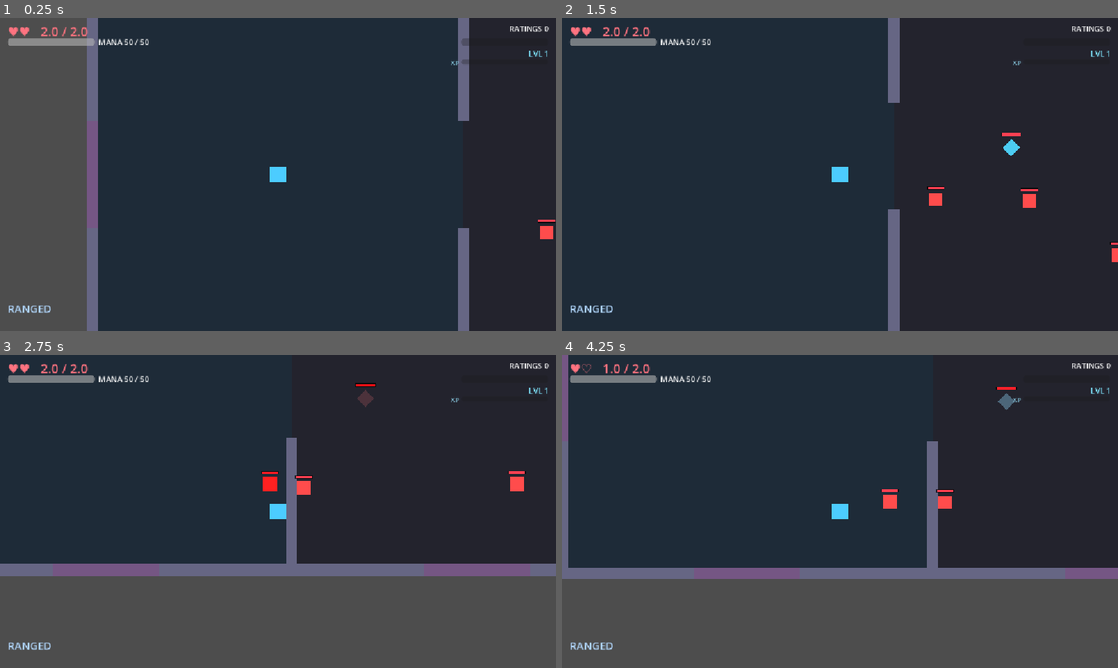
Above: before the commit, frames 1-4 (two rows, left to right).
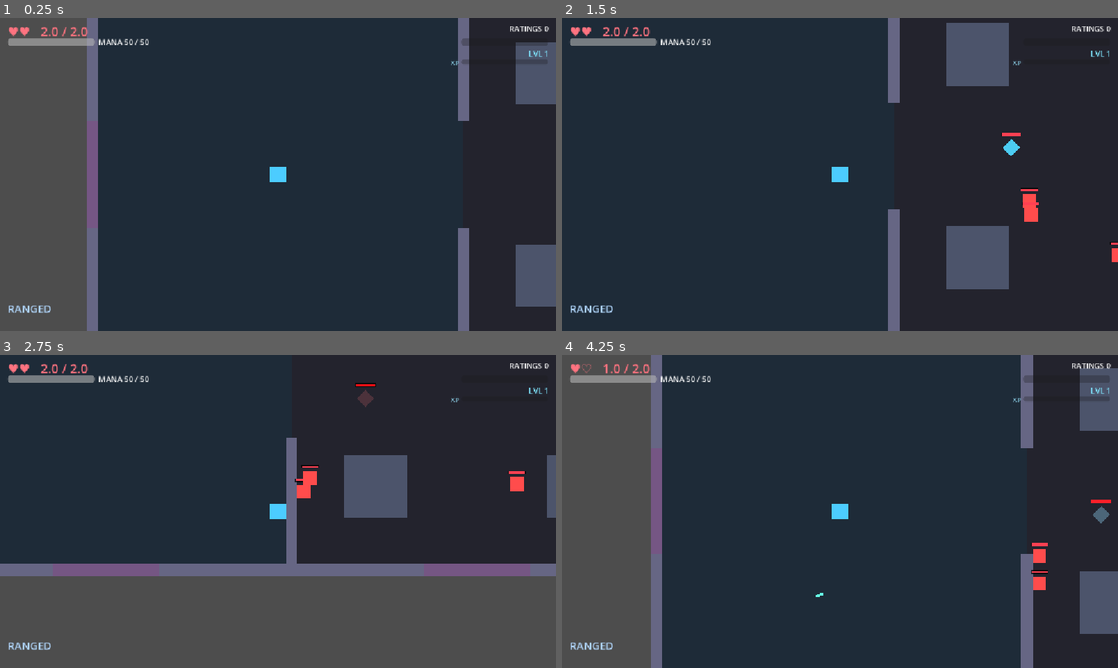
Above: after the commit, the same moments.

Repository: nderman/dungeon-grinder-cal
Game: Godot game, scene res://Floor.tscn
Same seed, same stepped clock (60 frames per second), same inputs: the game is played once before the commit and once after it.
Inputs (mouse positions are in pixels of both pictures, inside the frame that each line leads up to):
- Up to frame 1 (0.25 s): no input
- Up to frame 2 (1.5 s): tap Enter (ui_accept) at 0.5, 0.77 s; move the mouse to (962, 158) at 0.52 s; hold D (move_right) 0.53-1.28 s; tap Down (aim_down) at 0.6 s; move the mouse to (728, 190) at 1.27 s; hold S (move_down) from 1.28 s (still down); tap Left (aim_left) at 1.35 s
- Up to frame 3 (2.75 s): tap Enter (ui_accept) at 1.52 s; move the mouse to (333, 442) at 2.02 s; release S (move_down) at 2.03 s; hold D (move_right) from 2.03 s (still down); tap Right (aim_right) at 2.1 s
- Up to frame 4 (4.25 s): move the mouse to (812, 574) at 2.77 s; release D (move_right) at 2.78 s; hold W (move_up) 2.78-3.53 s; tap Up (aim_up) at 2.85 s; tap Enter (ui_accept) at 3.02, 3.77 s; move the mouse to (1006, 558) at 3.52 s; hold A (move_left) from 3.53 s (still down); hold Space (dash) from 3.53 s (still down)

The runs differ from the first frame. In frame 1, 3.0% of the frame differs, in the area x 92-100%, y 7-93%; in frame 2, 4.8%; in frame 3, 2.9%; in frame 4, 43%, in the area x 0-100%, y 0-100%.

Commit message:
Room cover: per-combat-room layouts that break line-of-sight
Each Combat room rolls a random cover layout (quad pillars / diagonal / scattered
crates / open). Cover blocks are solid StaticBody2D, so they block movement AND
bolts both ways (HitboxComponent already stops on StaticBody2D) — the ranged
snipers now have to be flanked, not just plinked across an empty box, and the
player has to break their line of sight too.

Cover stays in the corner quadrants, clear of the central door cross, so paths
between rooms never block regardless of which doors open; enemy spawns retry to
avoid cover footprints (_cover_rects + interior_point).

Cleanup: walls, lockdown barriers, and cover now share one _add_block builder
(was 3 copies of the same rect-body construction).

Rooms are still one 768px grid square — varied sizes/shapes, hazards, and
destructible cover remain TODO (next arc: level-generator rewrite for passages +
varied-shape rooms).

Co-Authored-By: Claude Opus 4.7 (1M context) <noreply@anthropic.com>

Diff:
--- a/game-client/levels/Room.gd
+++ b/game-client/levels/Room.gd
@@ -8,6 +8,12 @@
 const CELL := 768.0     # MUST match LevelGenerator's grid spacing
 const WALL := 24.0
 const GAP := 220.0
+
+# Cover: solid blocks that break line-of-sight (bolts stop on StaticBody2D) and force movement.
+# Kept in the four corner quadrants — out of the central door cross — so paths between any open
+# doors always stay clear regardless of which sides the generator opens.
+const COVER_COLOR := Color(0.30, 0.33, 0.42)
+const COVER_CLEAR := 150.0   # half-width of the door cross channel left open (> GAP/2 = 110)
 
 # Outward grid normals per side.
 const DIRS := {
@@ -22,6 +28,7 @@
 var _barriers: Array[Node] = []      # temporary lockdown barriers across open doors
 var _boss: Node = null
 var _boss_triggered: bool = false
+var _cover_rects: Array[Rect2] = []   # local-space cover footprints, so spawns can avoid them
 
 # Call BEFORE the node enters the tree (the generator does) so _ready paints the right floor.
 func setup(type: String) -> void:
@@ -31,6 +38,7 @@
 	_build_floor()
 	for dir in DIRS:
 		_build_wall(dir)
+	_build_cover()
 	enemies_root = Node2D.new()
 	enemies_root.name = "Enemies"
 	add_child(enemies_root)
@@ -61,10 +69,47 @@
 	_add_segment(center - tangent * off, dir, seg_len, Color(0.40, 0.40, 0.52))
 	_doors[dir] = _add_segment(center, dir, GAP, Color(0.46, 0.34, 0.52))   # closed door plug
 
+# Combat rooms get a random cover layout so each plays differently and ranged mobs can't
+# just plink across an empty box. Other room types (Spawn/Boss/MiniBoss/PhaseDoor) stay clear.
+func _build_cover() -> void:
+	if room_type != "Combat":
+		return
+	match ["quad", "diagonal", "scatter", "open"].pick_random():
+		"quad":   # a pillar in each quadrant
+			for s in [Vector2(1, 1), Vector2(1, -1), Vector2(-1, 1), Vector2(-1, -1)]:
+				_add_cover(s * 210.0, Vector2(130, 130))
+		"diagonal":   # two big blocks on one diagonal
+			_add_cover(Vector2(205, 205), Vector2(150, 150))
+			_add_cover(Vector2(-205, -205), Vector2(150, 150))
+		"scatter":   # 3–5 crates of varied size in the quadrant ring
+			for _i in range(randi_range(3, 5)):
+				var sz := randf_range(90.0, 150.0)
+				_add_cover(_scatter_pos(), Vector2(sz, sz))
+		"open":   # some rooms are deliberately bare
+			pass
+
+# Place a cover block AND record its footprint (with a margin) so spawns steer clear.
+func _add_cover(pos: Vector2, size: Vector2) -> void:
+	_add_block(pos, size, COVER_COLOR)
+	_cover_rects.append(Rect2(pos - size * 0.5 - Vector2(40, 40), size + Vector2(80, 80)))
+
+# A cover position in a corner quadrant — clear of the central door cross AND the walls.
+func _scatter_pos() -> Vector2:
+	var lo := COVER_CLEAR + 70.0
+	var hi := (CELL * 0.5) - WALL - 95.0
+	var sx := 1.0 if randf() < 0.5 else -1.0
+	var sy := 1.0 if randf() < 0.5 else -1.0
+	return Vector2(randf_range(lo, hi) * sx, randf_range(lo, hi) * sy)
+
 func _add_segment(pos: Vector2, dir: String, length: float, color: Color) -> StaticBody2D:
 	var n: Vector2 = DIRS[dir]
 	var horizontal := absf(n.y) > 0.5                  # N/S walls run horizontally
 	var size := Vector2(length, WALL) if horizontal else Vector2(WALL, length)
+	return _add_block(pos, size, color)
+
+# Generic solid rectangle: StaticBody2D + collision + visual. Walls, lockdown barriers and
+# cover all share this — they're the same body, only position/size/color/alpha differ.
+func _add_block(pos: Vector2, size: Vector2, color: Color) -> StaticBody2D:
 	var body := StaticBody2D.new()
 	body.position = pos
 	var cs := CollisionShape2D.new()
@@ -89,10 +134,20 @@
 		if dir not in _open_dirs:
 			_open_dirs.append(dir)
 
-# A random point safely inside the walls (for spawning).
+# A random point safely inside the walls (for spawning), avoiding cover footprints.
 func interior_point() -> Vector2:
 	var r := (CELL * 0.5) - WALL - 60.0
+	for _try in range(8):
+		var p := Vector2(randf_range(-r, r), randf_range(-r, r))
+		if not _in_cover(p):
+			return global_position + p
 	return global_position + Vector2(randf_range(-r, r), randf_range(-r, r))
+
+func _in_cover(local_p: Vector2) -> bool:
+	for rect in _cover_rects:
+		if rect.has_point(local_p):
+			return true
+	return false
 
 # --- Boss lockdown: seal the room the moment the player steps in, until the boss falls. ---
 func arm_boss_lock(boss: Node) -> void:
@@ -134,21 +189,7 @@
 	var horizontal := absf(n.y) > 0.5
 	var thick := WALL * 2.5
 	var size := Vector2(GAP, thick) if horizontal else Vector2(thick, GAP)
-	var body := StaticBody2D.new()
-	body.position = n * (CELL * 0.5)
-	var cs := CollisionShape2D.new()
-	var shape := RectangleShape2D.new()
-	shape.size = size
-	cs.shape = shape
-	body.add_child(cs)
-	var hw := size.x * 0.5
-	var hh := size.y * 0.5
-	var vis := Polygon2D.new()
-	vis.polygon = PackedVector2Array([Vector2(-hw, -hh), Vector2(hw, -hh), Vector2(hw, hh), Vector2(-hw, hh)])
-	vis.color = Color(0.9, 0.2, 0.3, 0.85)
-	body.add_child(vis)
-	add_child(body)
-	return body
+	return _add_block(n * (CELL * 0.5), size, Color(0.9, 0.2, 0.3, 0.85))
 
 func unlock() -> void:
 	for b in _barriers:
Not shown, changed: docs/GDD.md
Not shown, changed: docs/TODO.md
